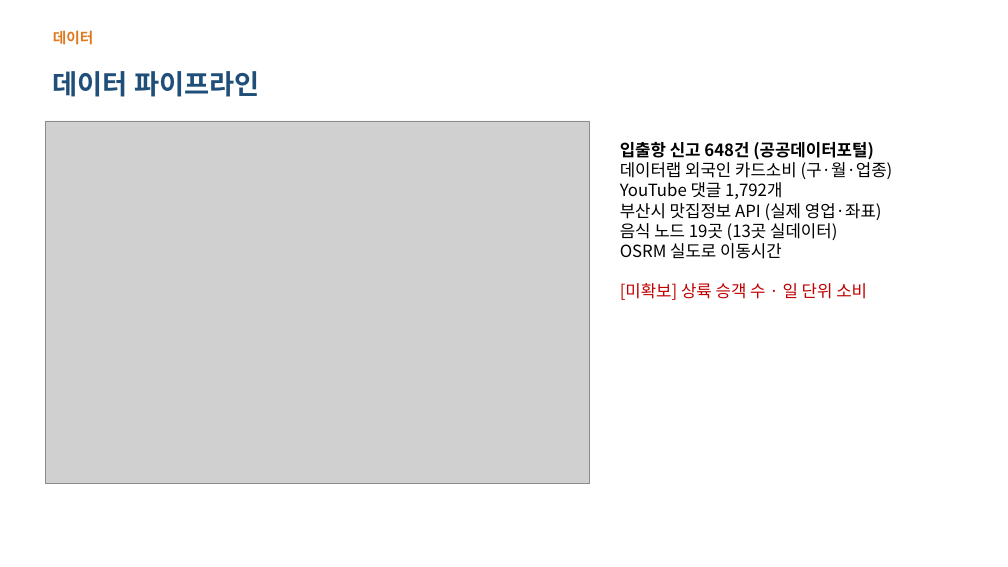
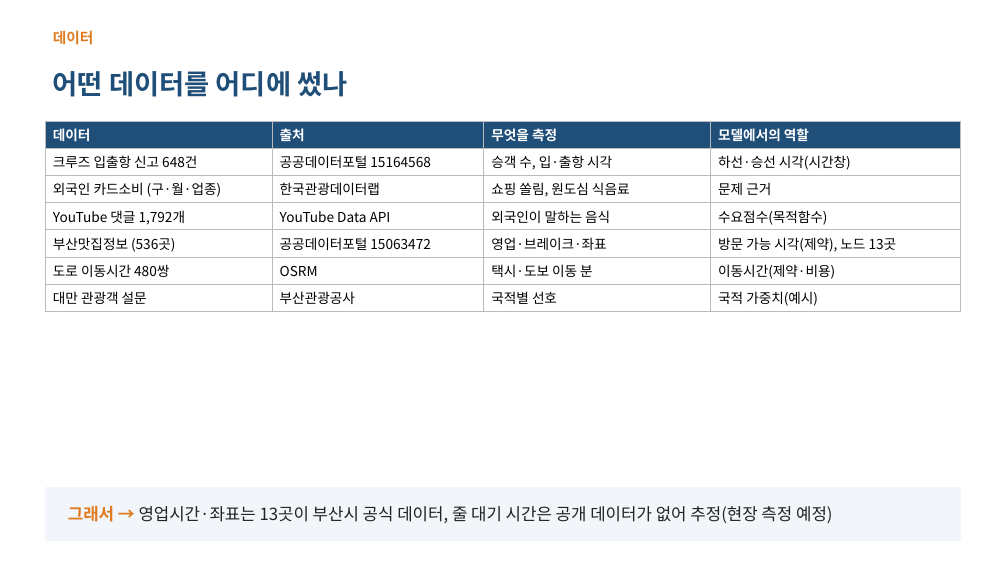
Before and after one commit to ddayoung03/busan-cruise-unpassing, a slide deck: slide 6 of 05_문서/3주차_발표자료.pptx. Drawn at 1008x567 pixels with LibreOffice and Linux fonts; fonts in the diff are those of the drawing; grey boxes stand for pictures. Boxes give left, top, right and bottom in pixels: in the first picture for what was removed or moved away, otherwise in the second. Text is boxed around its words. In the diff, an @@ line names an element or a change of style, - is before the commit and + after.

```diff
--- a/05_문서/3주차_발표자료.pptx
+++ b/05_문서/3주차_발표자료.pptx
@@ text at (x1=53, y1=71, x2=347, y2=97): text changed @@
-데이터 파이프라인
+어떤 데이터를 어디에 썼나
@@ picture removed at (x1=45, y1=121, x2=590, y2=484) @@
@@ table added at (x1=45, y1=121, x2=960, y2=310), 7 rows, 4 columns @@
+데이터 | 출처 | 무엇을 측정 | 모델에서의 역할
+크루즈 입출항 신고 648건 | 공공데이터포털 15164568 | 승객 수, 입·출항 시각 | 하선·승선 시각(시간창)
+외국인 카드소비 (구·월·업종) | 한국관광데이터랩 | 쇼핑 쏠림, 원도심 식음료 | 문제 근거
+YouTube 댓글 1,792개 | YouTube Data API | 외국인이 말하는 음식 | 수요점수(목적함수)
+부산맛집정보 (536곳) | 공공데이터포털 15063472 | 영업·브레이크·좌표 | 방문 가능 시각(제약), 노드 13곳
+도로 이동시간 480쌍 | OSRM | 택시·도보 이동 분 | 이동시간(제약·비용)
+대만 관광객 설문 | 부산관광공사 | 국적별 선호 | 국적 가중치(예시)
@@ text removed at (x1=620, y1=142, x2=893, y2=300) @@
-입출항 신고 648건 (공공데이터포털)
-데이터랩 외국인 카드소비 (구·월·업종)
-YouTube 댓글 1,792개
-부산시 맛집정보 API (실제 영업·좌표)
-음식 노드 19곳 (13곳 실데이터)
-OSRM 실도로 이동시간
-[미확보] 상륙 승객 수 · 일 단위 소비
@@ rectangle added at (x1=45, y1=488, x2=960, y2=541), fill #F2F5F9, outline #F2F5F9 1 pt @@
@@ text added at (x1=68, y1=506, x2=833, y2=523), 16 pt, text #222222 @@
+그래서 → 영업시간·좌표는 13곳이 부산시 공식 데이터, 줄 대기 시간은 공개 데이터가 없어 추정(현장 측정 예정)
```
Also in this commit, not shown: 8 other slides changed, 5 slides added, 2 slides removed, 1 other file.
